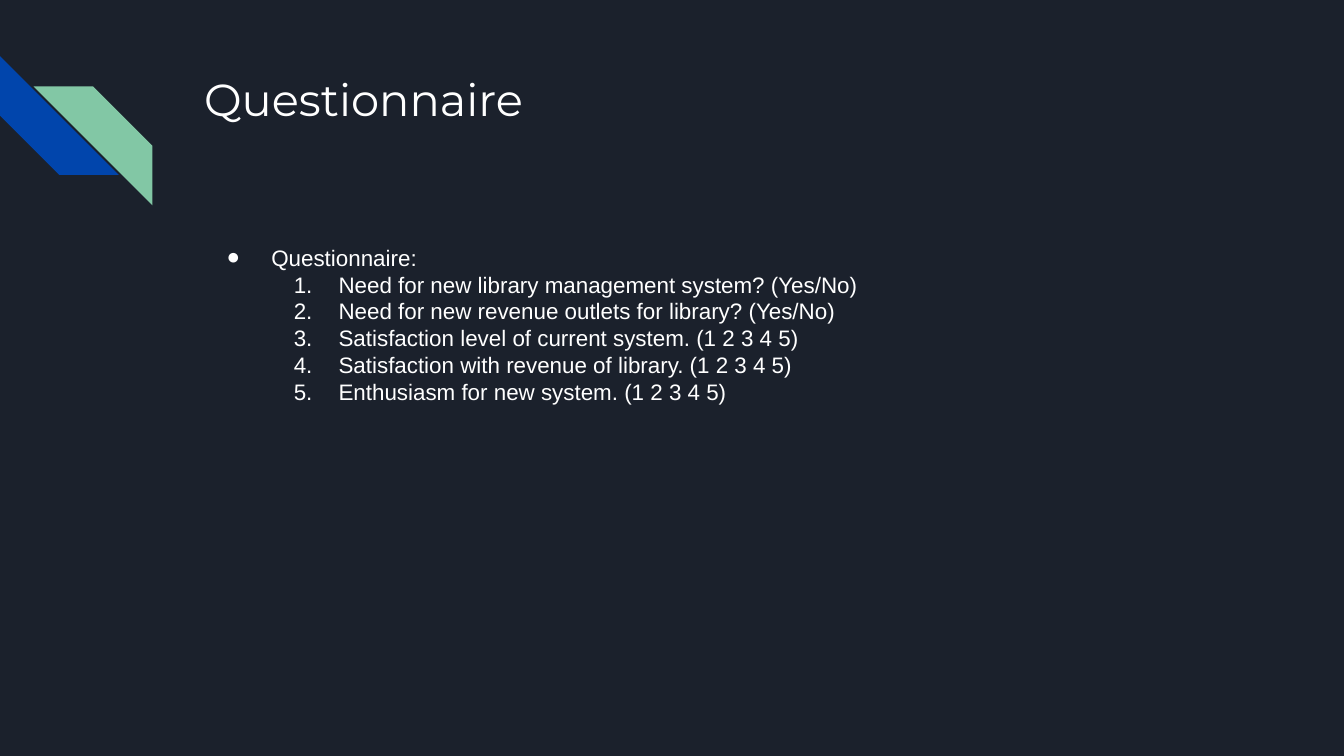
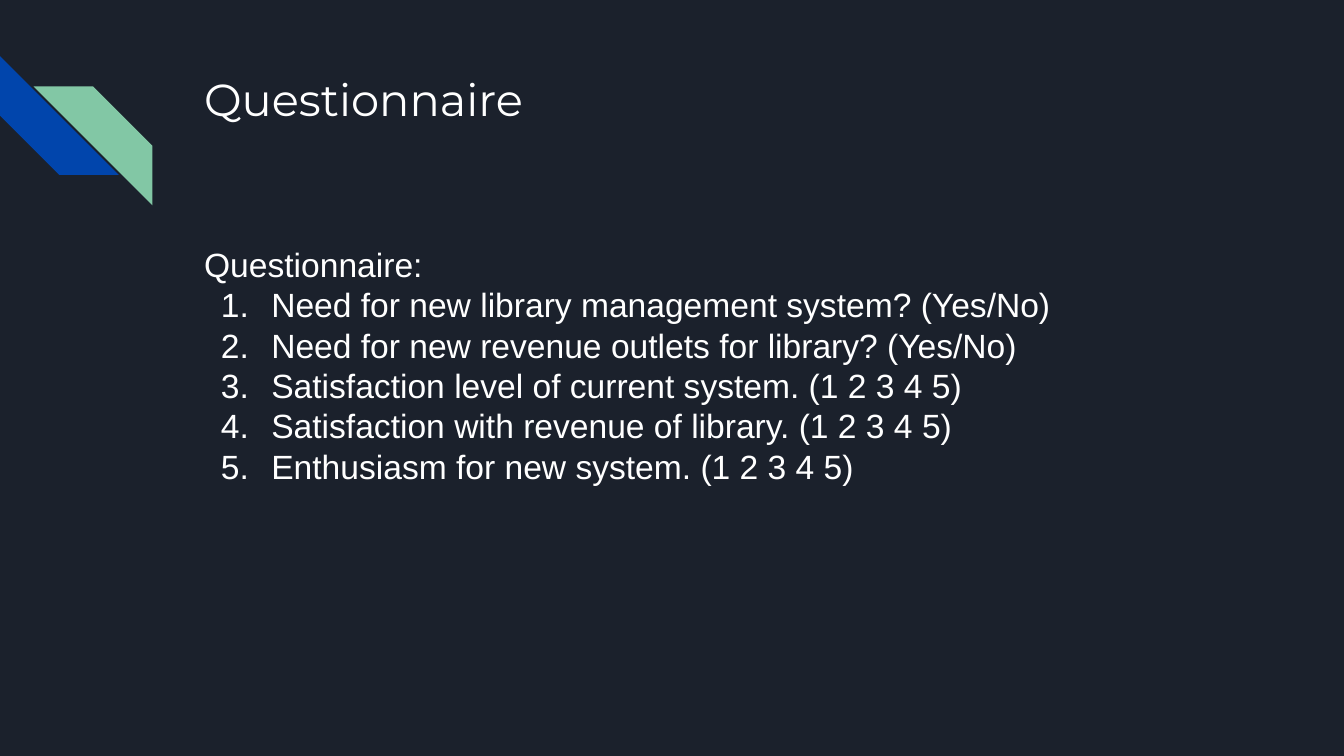
Before and after one commit to jasonspriggs/umbcis436, a slide deck: slide 7 of docs/deliverable2/Library Management System.odp (slide 6 before the commit). Drawn at 1344x756 pixels with LibreOffice and Linux fonts; fonts in the diff are those of the drawing. Boxes give left, top, right and bottom in pixels: in the first picture for what was removed or moved away, otherwise in the second. Text is boxed around its words. In the diff, an @@ line names an element or a change of style, - is before the commit and + after.

```diff
--- a/docs/deliverable2/Library Management System.odp
+++ b/docs/deliverable2/Library Management System.odp
@@ text "Questionnaire:" at box(204, 252, 1050, 485): size 12 to 18 pt; bullet ● to none; indent changed @@
```
Also in this commit, not shown: 2 other slides changed, 1 slide added.
